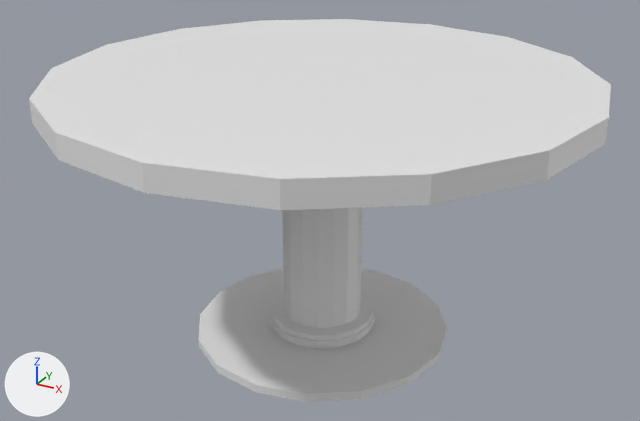
Two versions of the Blender file Swords and Sails/Table Round.blend, one commit apart.
One viewpoint serves both versions: a camera (50 mm lens) standing at (1.48, -2.71, 1.88) and looking at (-0.01, 0.0, 0.53). Arrows for +X, +Y and +Z are at lower left; the lights stay in place.

In view in the first picture: 'Table'.
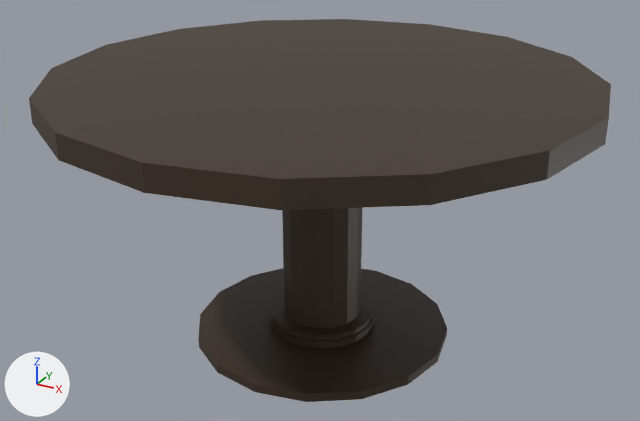
Pixel boxes (x1, y1, x2, y2) of what changed, in the pictures (640 x 421 px):
'Table', recoloured
    both: (29, 19, 611, 402)

The edits, one by one:
Picture 'Stool.png' (img_stool_png) is new.
Material 'Material' (mat_material) is new.
Its texture is img_stool_png.
me_cylinder has 192 vertices, 178 faces and spans x -1.0..1.0, y -1.0..1.0, z 0.2..24.2.
me_cylinder now uses material mat_material (picture img_stool_png).
